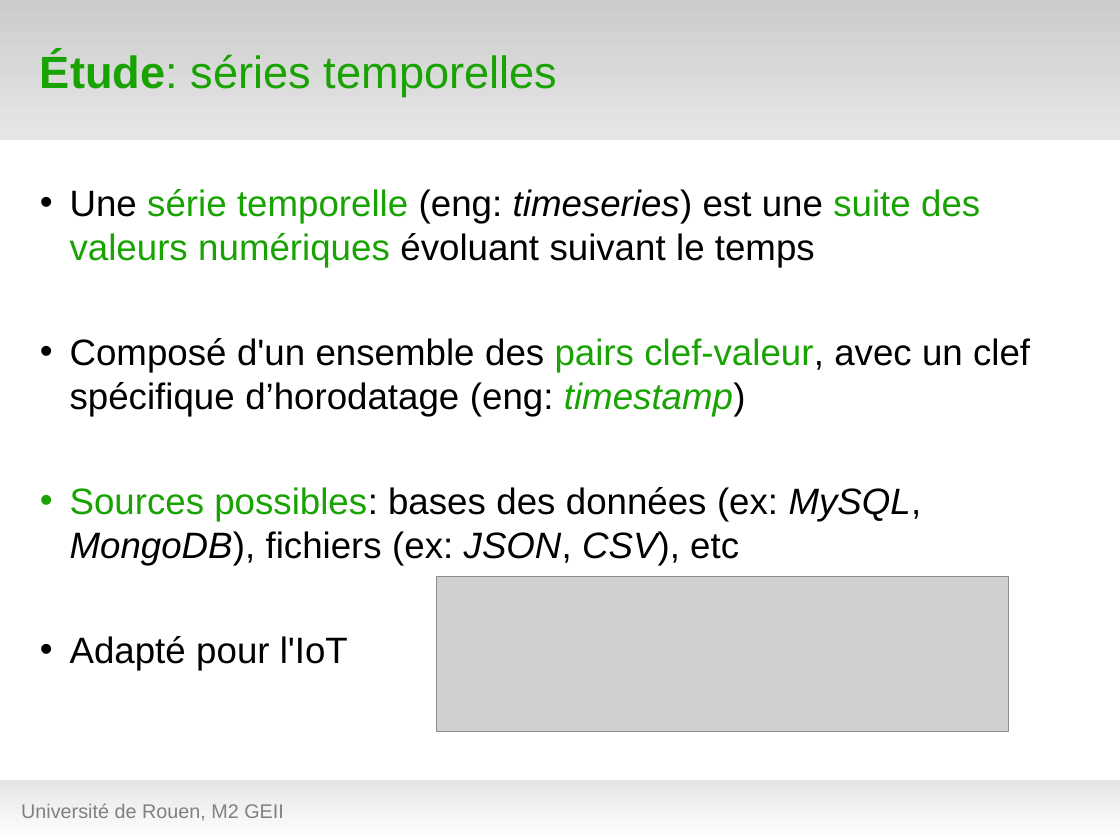
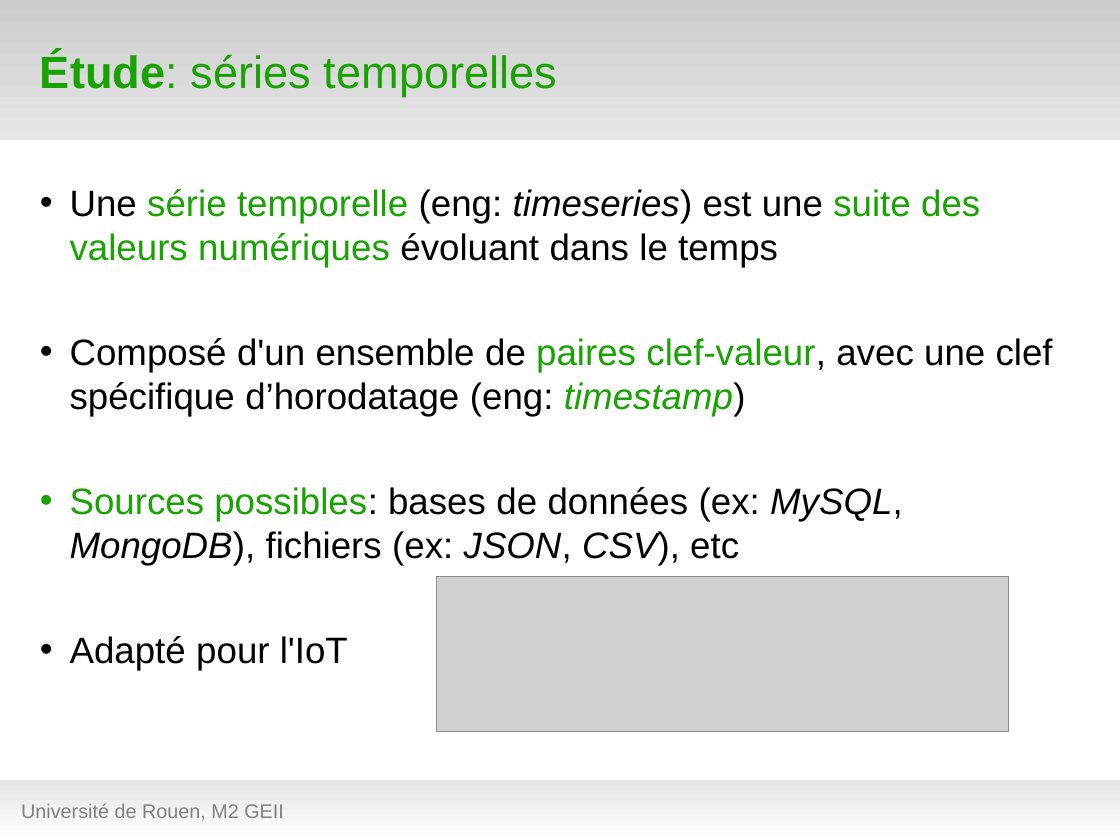
Before and after one commit to hanzenok/dataexp, a slide deck: slide 11 of presentation/test_green8.odp. Drawn at 1120x840 pixels with LibreOffice and Linux fonts; fonts in the diff are those of the drawing; grey boxes stand for pictures; background and template pictures are left out. Boxes give left, top, right and bottom in pixels: in the first picture for what was removed or moved away, otherwise in the second. Text is boxed around its words. In the diff, an @@ line names an element or a change of style, - is before the commit and + after.

```diff
--- a/presentation/test_green8.odp
+++ b/presentation/test_green8.odp
@@ text at (70,189,1053,565): text changed @@
-• Une série temporelle (eng: timeseries) est une suite des valeurs numériques évoluant suivant le temps
-• Composé d'un ensemble des pairs clef-valeur, avec un clef spécifique d’horodatage (eng: timestamp)
-• Sources possibles: bases des données (ex: MySQL, MongoDB), fichiers (ex: JSON, CSV), etc
+• Une série temporelle (eng: timeseries) est une suite des valeurs numériques évoluant dans le temps
+• Composé d'un ensemble de paires clef-valeur, avec une clef spécifique d’horodatage (eng: timestamp)
+• Sources possibles: bases de données (ex: MySQL, MongoDB), fichiers (ex: JSON, CSV), etc
```
Also in this commit, not shown: 12 other slides changed, 7 other files.
